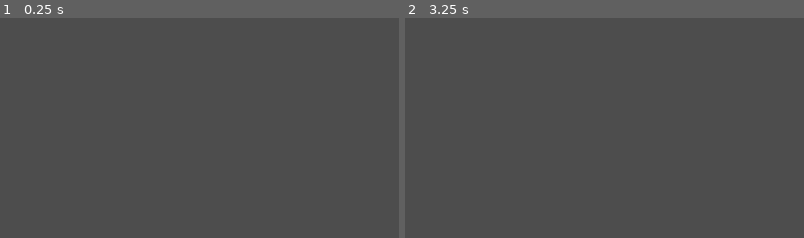
Above: before the commit, frames 1-2 (left to right).
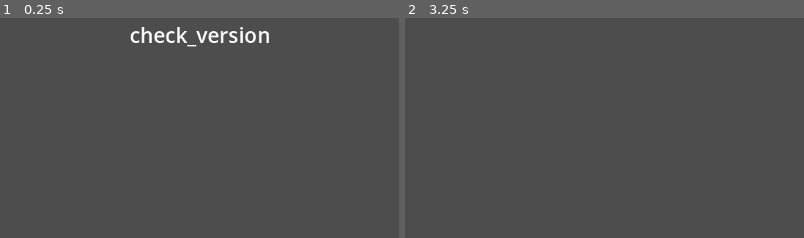
Above: after the commit, the same moments.

Repository: Pomb/godot_google_sheets_database
Game: Godot game, scene res://code/sheet_db/Main.tscn
The game is run twice, just before and just after one commit, with the same random seed, the same clock (stepped at 60 frames per second) and the same inputs.
Inputs:
- Up to frame 1 (0.25 s): no input
- Up to frame 2 (3.25 s): tap Enter at 0.5, 2 s; tap Space at 1.25, 2.75 s
The pictures show only the part of the screen within x 25-75%, y 0-50%; the shares and areas given below are measured in that part.

The runs differ from the first frame. In frame 1, 1.1% of the frame differs, in the area x 32-68%, y 4-14%; in frame 2, nothing differs.
Error before the commit: Invalid operands 'Nil' and 'Array' in operator '%'. (res://code/sheet_db/DB.gd:78)
Error after the commit: Invalid operands 'Nil' and 'Array' in operator '%'. (res://code/sheet_db/DB.gd:79)

Commit message:
fix: misc bugs

Diff:
--- a/code/sheet_db/DB.gd
+++ b/code/sheet_db/DB.gd
@@ -23,7 +23,7 @@
 
 func _load_api_key():
 	var config = ConfigFile.new()
-	var err = config.load("res://SecretConfig.cfg")
+	var err = config.load("res://code/sheet_db/SecretConfig.cfg")
 	if err == OK:
 		err = _extract_config(config)
 		if err != OK:
@@ -45,7 +45,7 @@
 	return ERR_FILE_CORRUPT
 
 
-func check_or_download_latest():
+func initialize():
 	var err = _try_load_from_disk()
 	if err != OK:
 		push_warning('Failed to load from disk %s' % str(err))
@@ -57,6 +57,7 @@
 func download_latest():
 	print("downloading latest data...")
 	_fetch(database_tab_id)
+
 
 func clear_data():
 	print("Clearing data...")
--- a/code/sheet_db/Game.gd
+++ b/code/sheet_db/Game.gd
@@ -12,7 +12,7 @@
 
 func _ready():
 	db.on_event.connect(_on_event)
-	db.check_or_download_latest()
+	db.call_deferred("initialize")
 
 
 func _on_event(payload):
@@ -50,7 +50,7 @@
 
 
 func delayed_hide(target, duration = 3.0):
-	await get_tree().create_timer(duration)
+	await get_tree().create_timer(duration).timeout
 	target.hide()
 
 
--- a/code/sheet_db/LoadingLabel.gd
+++ b/code/sheet_db/LoadingLabel.gd
@@ -5,6 +5,8 @@
 
 func _ready():
 	timer = Timer.new()
+	timer.wait_time = 0.2
+	add_child(timer)
 	timer.timeout.connect(tick)
 
 
--- a/code/sheet_db/LocalStorage.gd
+++ b/code/sheet_db/LocalStorage.gd
@@ -7,9 +7,6 @@
 	if content == null:
 		push_warning("Failed to save data")
 		return {'status': ERR_INVALID_DATA}
-
-	print(typeof(content), TYPE_DICTIONARY)
-	assert(typeof(content) == TYPE_DICTIONARY)
 
 	# save data
 	var file = FileAccess.open(SAVE_FILE_PATH, FileAccess.WRITE)
--- a/code/sheet_db/Transformer.gd
+++ b/code/sheet_db/Transformer.gd
@@ -26,8 +26,11 @@
 					if key in ARRAY_KEYS:
 						result[id][key] = data[j][i].split(',')
 					else:
-						result[id][key] = data[j][i] or ''
+						var val = data[j][i]
+						result[id][key] = val
 				else:
 					push_warning("Index out of bounds for row %d, column %d" % [j, i])
 
+	#print(JSON.stringify(data, '\t'))
+	#print(JSON.stringify(result, '\t'))
 	return result
